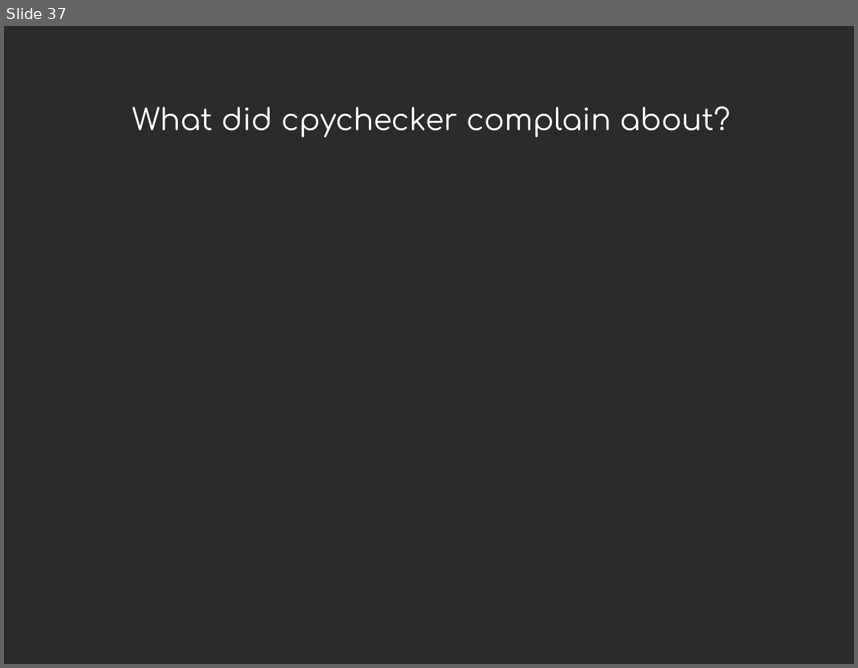
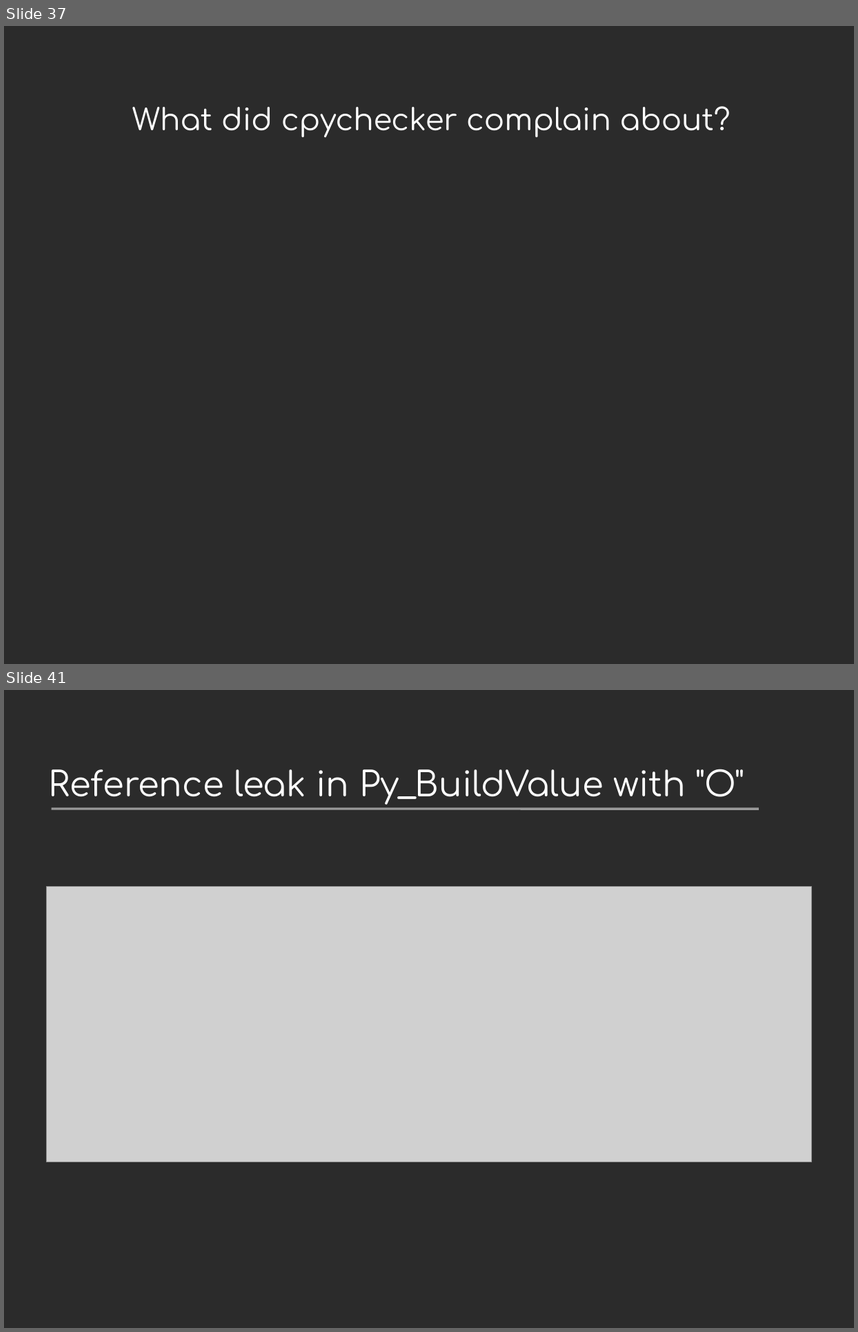
Before and after one commit to davidmalcolm/PyCon-US-2013-Talk, a slide deck: Death By 1000 Leaks - Static Analysis of Hundreds of Python Extension Modules.odp. Shown one above the other, each under a label of ours: slide 37 before the commit, slides 37 and 41 after it; the slides between them are not shown. The pictures are 858x668 and 858x1332 pixels, drawn with LibreOffice and Linux fonts; fonts in the diff are those of the drawing; grey boxes stand for pictures; background and template pictures are left out; a plain dark background stands for a picture behind light text. Boxes give left, top, right and bottom in pixels: in the first picture for what was removed or moved away, otherwise in the second. Text is boxed around its words. In the diff, an @@ line names an element or a change of style, - is before the commit and + after.

```diff
--- a/Death By 1000 Leaks - Static Analysis of Hundreds of Python Extension Modules.odp
+++ b/Death By 1000 Leaks - Static Analysis of Hundreds of Python Extension Modules.odp
@@ slide 41 added at <box>4,690,854,1328</box>, background picture (left out) @@
@@ title added at <box>49,769,745,805</box>, 32 pt, text #FFFFFF @@
+Reference leak in Py_BuildValue with "O"
@@ line added from (51, 809) to (759, 809), #999999 2.15 pt @@
@@ picture added at <box>46,887,812,1162</box> @@
```
Also in this commit, not shown: 2 slides changed, 4 other slides added, 4 other files.
